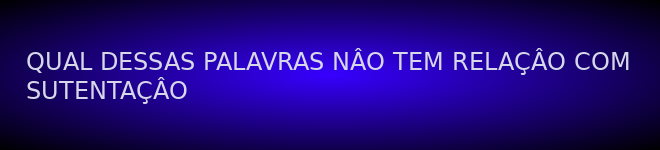
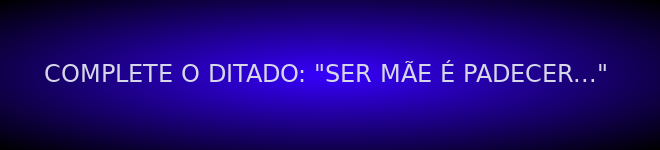
Comparing the layer stacks of the two 660x150 images. Changes:
renamed "QUAL DESSAS PALAVRAS NÂO TEM R..." to "COMPLETE O DITADO: 'SER MÃE É ...", painted on it over [27, 48, 629, 104]
